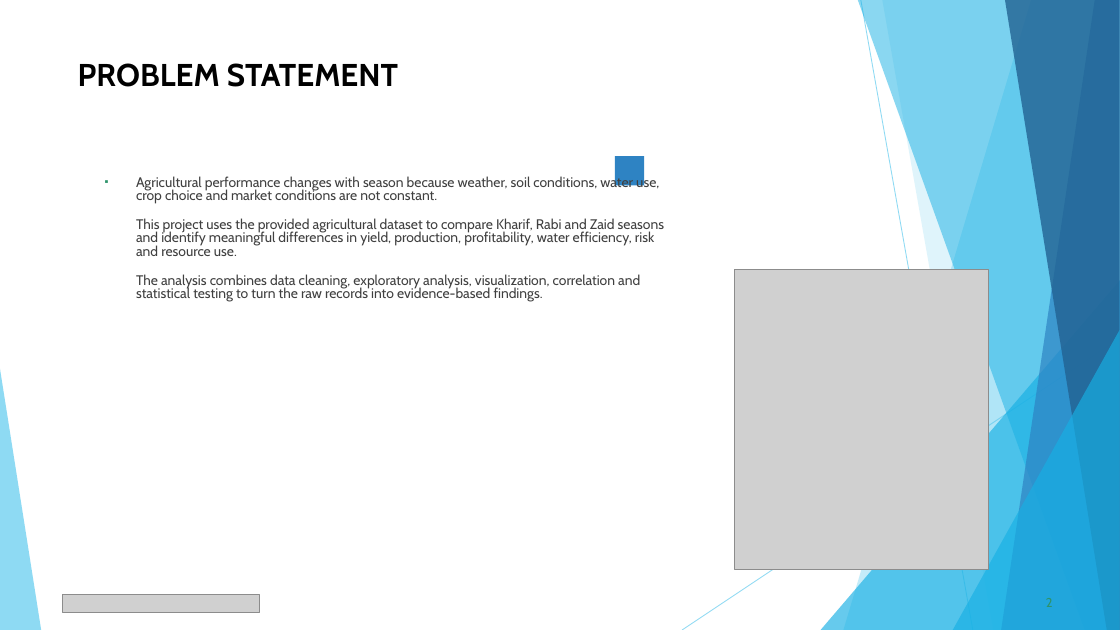
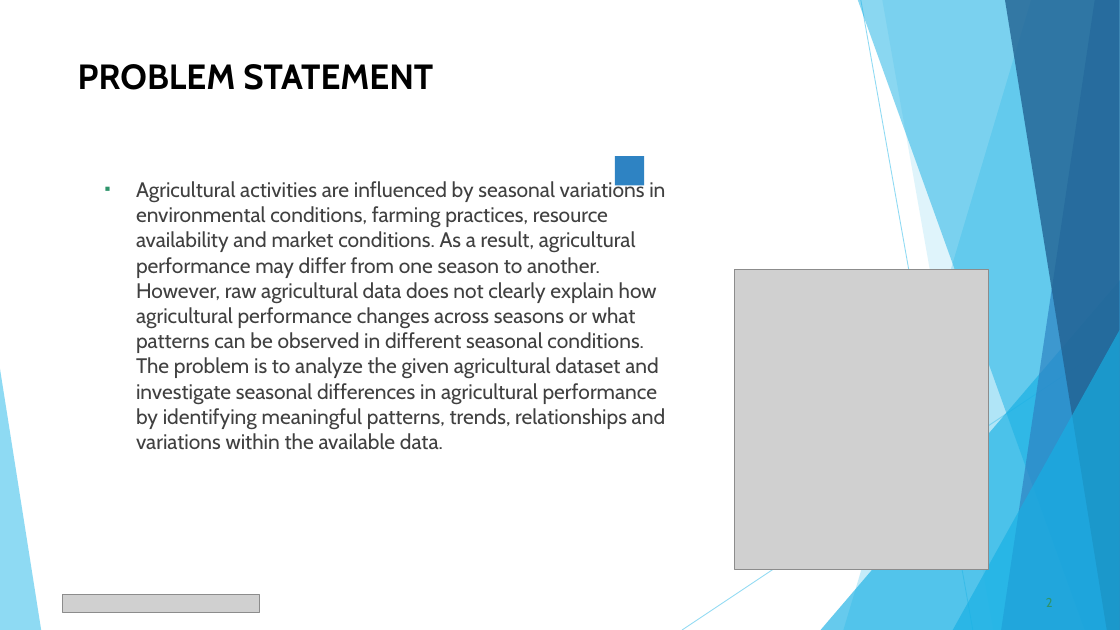
Before and after one commit to MrunalKanade/Seasonal-Agriculture-Performance-Analysis, a slide deck: slide 2 of Seasonal_Agriculture_Performance_Analysis_Major_Project_Presentation.pptx. Drawn at 1120x630 pixels with LibreOffice and Linux fonts; fonts in the diff are those of the drawing; grey boxes stand for pictures. Boxes give left, top, right and bottom in pixels: in the first picture for what was removed or moved away, otherwise in the second. Text is boxed around its words. In the diff, an @@ line names an element or a change of style, - is before the commit and + after.

Commit message:
Update project presentation

```diff
--- a/Seasonal_Agriculture_Performance_Analysis_Major_Project_Presentation.pptx
+++ b/Seasonal_Agriculture_Performance_Analysis_Major_Project_Presentation.pptx
@@ title "PROBLEM STATEMENT" at (78, 64, 433, 90): size 27 to 30 pt @@
@@ text at (136, 179, 665, 449): text changed; size 11.9 to 18 pt @@
-▪ Agricultural performance changes with season because weather, soil conditions, water use, crop choice and market conditions are not constant.
-  This project uses the provided agricultural dataset to compare Kharif, Rabi and Zaid seasons and identify meaningful differences in yield, production, profitability, water efficiency, risk and resource use.
-  The analysis combines data cleaning, exploratory analysis, visualization, correlation and statistical testing to turn the raw records into evidence-based findings.
+▪ Agricultural activities are influenced by seasonal variations in environmental conditions, farming practices, resource availability and market conditions. As a result, agricultural performance may differ from one season to another. However, raw agricultural data does not clearly explain how agricultural performance changes across seasons or what patterns can be observed in different seasonal conditions. The problem is to analyze the given agricultural dataset and investigate seasonal differences in agricultural performance by identifying meaningful patterns, trends, relationships and variations within the available data.
```
Also in this commit, not shown: 13 other slides changed.
